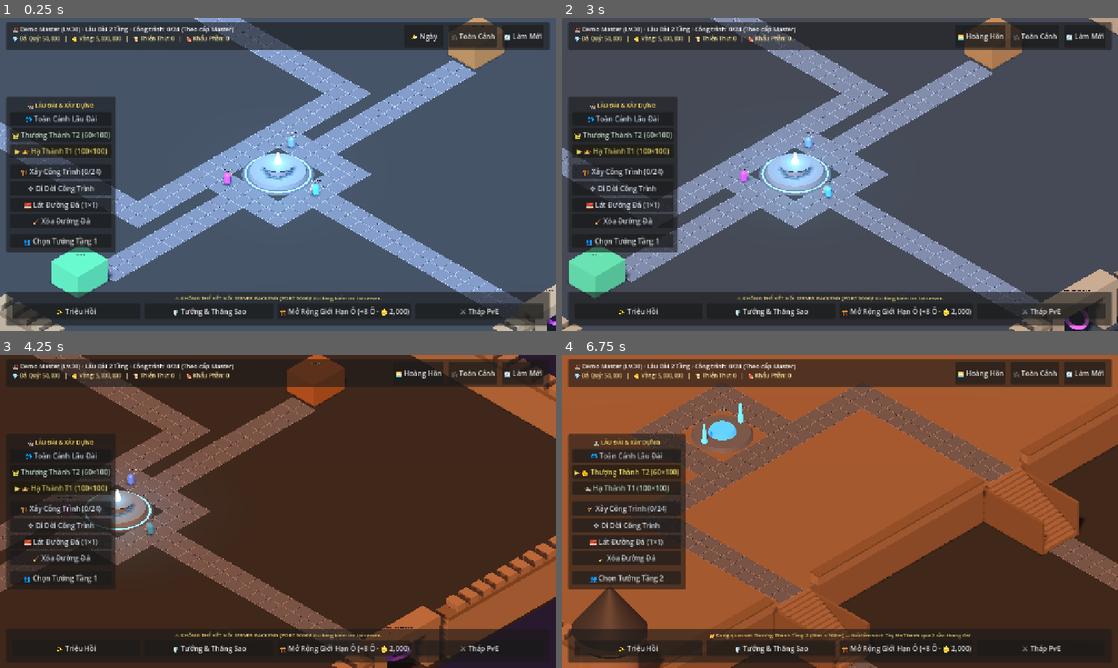
Above: before the commit, frames 1-4 (two rows, left to right).
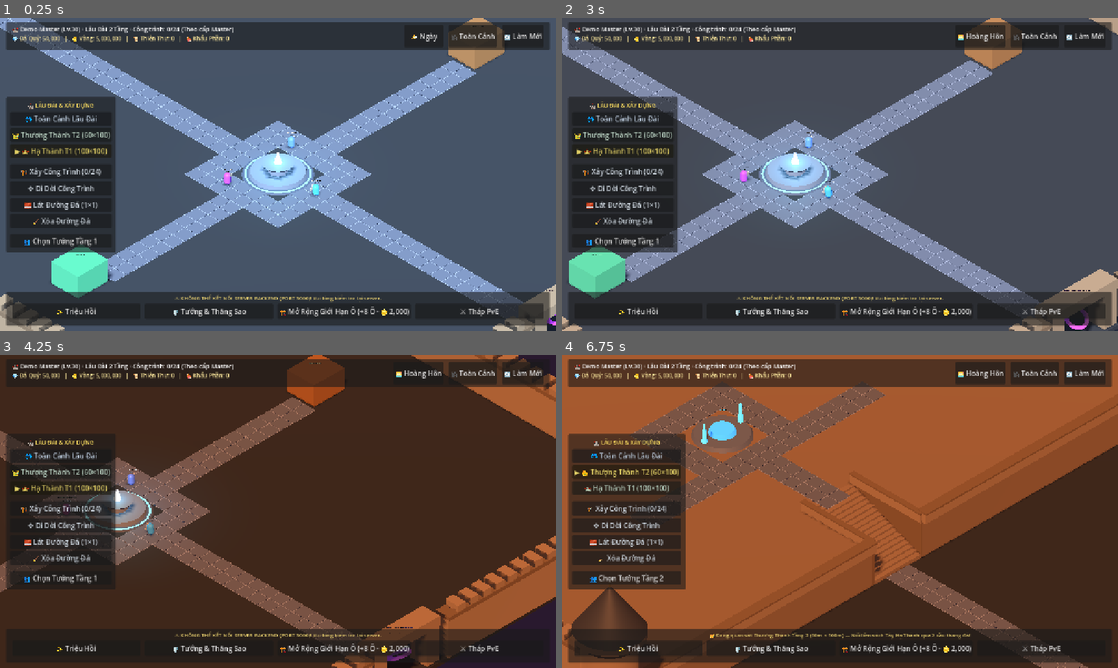
Above: after the commit, the same moments.

Repository: Zombie3012/infinity_gacha
Game: Godot game, scene res://scenes/base/isometric_base_3d.tscn
The game is run twice, just before and just after one commit, with the same random seed, the same clock (stepped at 60 frames per second) and the same inputs.
Inputs (mouse positions are in pixels of both pictures, inside the frame that each line leads up to):
- Up to frame 1 (0.25 s): no input
- Up to frame 2 (3 s): click "🌤️ Ngày" at 0.5 s; click "🌅 Hoàng Hôn" at 1.25 s; click "🌙 Đêm" at 2 s; tap Enter at 2.75 s; move the mouse to (962, 158) at 2.77 s; hold D from 2.78 s (still down); tap R at 2.85 s; click (962, 158) at 2.92 s
- Up to frame 3 (4.25 s): release D at 3.5 s; drag from (166, 527) to (250, 574) at 3.52 s
- Up to frame 4 (6.75 s): click "🎥 Toàn Cảnh" at 4.25 s; move the mouse to (895, 442) at 5.02 s; hold D 5.03-5.75 s; tap Q at 5.1 s; drag from (812, 574) to (673, 464) at 5.77 s; move the mouse to (1006, 558) at 6.52 s; hold A from 6.53 s (still down); tap E at 6.6 s

The runs differ from the first frame. In frame 1, 8.1% of the frame differs, in the area x 0-67%, y 0-68%; in frame 2, 6.7%; in frame 3, 2.4%; in frame 4, 13%, in the area x 19-100%, y 12-100%.

Commit message:
feat(castle): replace twin stairs with single central recessed staircase inside tier 2

Diff:
--- a/client-godot/scenes/base/isometric_base_3d.gd
+++ b/client-godot/scenes/base/isometric_base_3d.gd
@@ -34,7 +34,7 @@
 const TIER2_GX_MAX := -1
 const GRID_GZ_MIN := 1
 const GRID_GZ_MAX := 49
-const CASTLE_LAYOUT_SAVE_PATH := "user://castle_grid_layout_v3.json"
+const CASTLE_LAYOUT_SAVE_PATH := "user://castle_grid_layout_v4.json"
 
 enum GridEditMode {
 	NONE = 0,
@@ -226,19 +226,44 @@
 		ground.position = Vector3(0.0, -0.3, 0.0)
 
 	# 2. Tier 2 Upper Citadel Deck: 60m (X: -110..-50) x 100m (Z: -50..+50) at Y = 5.2
-	var tier2_deck := arch.get_node_or_null("Tier2GroundDeck") as MeshInstance3D
-	if tier2_deck == null:
-		tier2_deck = MeshInstance3D.new()
-		tier2_deck.name = "Tier2GroundDeck"
-		arch.add_child(tier2_deck)
-	var t2_box := BoxMesh.new()
-	t2_box.size = Vector3(60.0, FLOOR_HEIGHT + 0.6, 100.0)
-	tier2_deck.mesh = t2_box
-	tier2_deck.position = Vector3(-80.0, (FLOOR_HEIGHT - 0.6) * 0.5, 0.0)
+	# Cut out a central stairwell slot (X in [-62.0, -50.0], Z in [-4.2, +4.2]) so the single central staircase is recessed inside Tier 2
+	var old_t2 := arch.get_node_or_null("Tier2GroundDeck")
+	if old_t2 != null:
+		old_t2.queue_free()
+	var tier2_deck := Node3D.new()
+	tier2_deck.name = "Tier2GroundDeck"
+	arch.add_child(tier2_deck)
+
 	var t2_mat := StandardMaterial3D.new()
 	t2_mat.albedo_color = Color(0.42, 0.38, 0.33) # Medieval cliff retaining stone
 	t2_mat.roughness = 0.88
-	tier2_deck.material_override = t2_mat
+
+	# Main West Tier 2 Deck (X in [-110.0, -62.0], Z in [-50.0, +50.0]): 48m x 100m
+	var main_t2 := MeshInstance3D.new()
+	var mt2_box := BoxMesh.new()
+	mt2_box.size = Vector3(48.0, FLOOR_HEIGHT + 0.6, 100.0)
+	main_t2.mesh = mt2_box
+	main_t2.position = Vector3(-86.0, (FLOOR_HEIGHT - 0.6) * 0.5, 0.0)
+	main_t2.material_override = t2_mat
+	tier2_deck.add_child(main_t2)
+
+	# North Flank Deck (X in [-62.0, -50.0], Z in [-50.0, -4.2]): 12m x 45.8m
+	var n_flank := MeshInstance3D.new()
+	var nf_box := BoxMesh.new()
+	nf_box.size = Vector3(12.0, FLOOR_HEIGHT + 0.6, 45.8)
+	n_flank.mesh = nf_box
+	n_flank.position = Vector3(-56.0, (FLOOR_HEIGHT - 0.6) * 0.5, -27.1)
+	n_flank.material_override = t2_mat
+	tier2_deck.add_child(n_flank)
+
+	# South Flank Deck (X in [-62.0, -50.0], Z in [+4.2, +50.0]): 12m x 45.8m
+	var s_flank := MeshInstance3D.new()
+	var sf_box := BoxMesh.new()
+	sf_box.size = Vector3(12.0, FLOOR_HEIGHT + 0.6, 45.8)
+	s_flank.mesh = sf_box
+	s_flank.position = Vector3(-56.0, (FLOOR_HEIGHT - 0.6) * 0.5, 27.1)
+	s_flank.material_override = t2_mat
+	tier2_deck.add_child(s_flank)
 
 	# Remove legacy CrossAvenues if present (replaced by interactive Road Building System)
 	var old_avenues := arch.get_node_or_null("CrossAvenues")
@@ -351,8 +376,8 @@
 	# D. Tier 2 West Back Wall (X = -109.3, Z in [-46, +46], sitting at Y = 5.2)
 	build_crenellated_wall.call(Vector3(-109.3, FLOOR_HEIGHT, -46.0), Vector3(-109.3, FLOOR_HEIGHT, 46.0), 6.6, 2.0)
 
-	# E. Cliff Parapet along X = -50.0 (openings for twin stairs at Z = -18.0 and Z = +18.0)
-	for seg: Vector2 in [Vector2(-48.0, -21.8), Vector2(-14.2, 14.2), Vector2(21.8, 48.0)]:
+	# E. Cliff Parapet along X = -50.0 with single central opening for Grand Recessed Staircase (Z in [-4.2, +4.2])
+	for seg: Vector2 in [Vector2(-48.0, -4.2), Vector2(4.2, 48.0)]:
 		var seg_len: float = seg.y - seg.x
 		var seg_mid: float = (seg.x + seg.y) * 0.5
 		var parapet := MeshInstance3D.new()
@@ -370,6 +395,24 @@
 		p_ledge.position = Vector3(-50.0, FLOOR_HEIGHT + 1.45, seg_mid)
 		p_ledge.material_override = corbel_mat
 		walls_node.add_child(p_ledge)
+
+	# E2. Side Safety Balustrades flanking the recessed stairwell inside Tier 2 (X in [-62.0, -50.0] at Z = +-4.2)
+	for z_side in [-4.2, 4.2]:
+		var side_rail := MeshInstance3D.new()
+		var sr_box := BoxMesh.new()
+		sr_box.size = Vector3(12.0, 1.25, 0.55)
+		side_rail.mesh = sr_box
+		side_rail.position = Vector3(-56.0, FLOOR_HEIGHT + 0.625, z_side)
+		side_rail.material_override = wall_mat
+		walls_node.add_child(side_rail)
+
+		var sr_cap := MeshInstance3D.new()
+		var src_box := BoxMesh.new()
+		src_box.size = Vector3(12.2, 0.22, 0.75)
+		sr_cap.mesh = src_box
+		sr_cap.position = Vector3(-56.0, FLOOR_HEIGHT + 1.35, z_side)
+		sr_cap.material_override = corbel_mat
+		walls_node.add_child(sr_cap)
 
 	# F. 6 Grand Round Bastion Towers with Full Height Coverage, Machicolated Galleries & Conical Spire Roofs
 	# Tower specs:
@@ -464,42 +507,46 @@
 		finial.material_override = finial_mat
 		tower_root.add_child(finial)
 
-	# 5. Twin Solid Stone Staircases connecting Tier 1 (X = -40.0, Y = 0.0) to Tier 2 (X = -50.0, Y = 5.2)
+	# 5. Grand Central Recessed Staircase: 1 single staircase recessed INSIDE Tier 2 (X: -50.0 -> -62.0, Z = 0.0)
+	# Bottom of stairs starts flush at X = -50.0 (Tier 1 ground level Y = 0.0, zero protrusion onto Tier 1 floor)
+	# Ascends westward into the heart of Tier 2, top step arrives at X = -62.0 (Tier 2 floor level Y = 5.2)
 	var old_stairs := arch.get_node_or_null("TwinWallStairs")
 	if old_stairs != null:
 		old_stairs.queue_free()
-	var twin_stairs := Node3D.new()
-	twin_stairs.name = "TwinWallStairs"
-	arch.add_child(twin_stairs)
+	var central_stairs := Node3D.new()
+	central_stairs.name = "TwinWallStairs"
+	arch.add_child(central_stairs)
 
 	var stair_mat := StandardMaterial3D.new()
 	stair_mat.albedo_color = Color(0.44, 0.40, 0.35)
 	stair_mat.roughness = 0.85
 
-	var step_count := 16
-	var stair_span_x := 10.0 # X from -40.0 (bottom on Tier 1) to -50.0 (top at Tier 2 cliff)
+	var step_count := 18
+	var stair_span_x := 12.0 # X from -50.0 (flush at cliff face) to -62.0 (inside Tier 2)
 	var step_depth_x := stair_span_x / float(step_count)
-	for z_stair_center in [-18.0, 18.0]:
-		for s_idx in range(step_count):
-			var t := float(s_idx + 1) / float(step_count)
-			var step_h := lerpf(0.32, FLOOR_HEIGHT, t)
-			var sx := -40.0 - (float(s_idx) + 0.5) * step_depth_x
-			var step_inst := MeshInstance3D.new()
-			var s_box := BoxMesh.new()
-			s_box.size = Vector3(step_depth_x + 0.06, step_h, 5.6)
-			step_inst.mesh = s_box
-			step_inst.position = Vector3(sx, step_h * 0.5, z_stair_center)
-			step_inst.material_override = stair_mat
-			twin_stairs.add_child(step_inst)
-
-		for z_rail_off in [-3.0, 3.0]:
-			var curb := MeshInstance3D.new()
-			var c_box := BoxMesh.new()
-			c_box.size = Vector3(stair_span_x, FLOOR_HEIGHT + 0.35, 0.42)
-			curb.mesh = c_box
-			curb.position = Vector3(-45.0, (FLOOR_HEIGHT + 0.35) * 0.35, z_stair_center + z_rail_off)
-			curb.material_override = corbel_mat
-			twin_stairs.add_child(curb)
+	var stair_width_z := 8.0 # Grand 8m wide staircase (Z in [-4.0, +4.0])
+
+	for s_idx in range(step_count):
+		var t := float(s_idx + 1) / float(step_count)
+		var step_h := lerpf(0.32, FLOOR_HEIGHT, t)
+		var sx := -50.0 - (float(s_idx) + 0.5) * step_depth_x
+		var step_inst := MeshInstance3D.new()
+		var s_box := BoxMesh.new()
+		s_box.size = Vector3(step_depth_x + 0.05, step_h, stair_width_z)
+		step_inst.mesh = s_box
+		step_inst.position = Vector3(sx, step_h * 0.5, 0.0)
+		step_inst.material_override = stair_mat
+		central_stairs.add_child(step_inst)
+
+	# Stone curb stringers on North and South sides of the staircase
+	for z_curb in [-4.15, 4.15]:
+		var curb := MeshInstance3D.new()
+		var c_box := BoxMesh.new()
+		c_box.size = Vector3(stair_span_x, FLOOR_HEIGHT + 0.35, 0.35)
+		curb.mesh = c_box
+		curb.position = Vector3(-56.0, (FLOOR_HEIGHT + 0.35) * 0.5, z_curb)
+		curb.material_override = corbel_mat
+		central_stairs.add_child(curb)
 
 	# 6. Centerpiece: Tiered Fountain (⛲ Đài Phun Nước - Movable 4x4 Grid Landmark)
 	var bonfire_node := arch.get_node_or_null("CentralBonfire")
@@ -848,10 +895,10 @@
 	# 1. Fixed East Gate entrance clearance (X near +48.2, Z near 0.0 -> gx in [45, 49], gz in [21, 28])
 	if gx >= 45 and gx <= 49 and gz >= 21 and gz <= 28:
 		return true
-	# 2. Twin Staircases clearance connecting Tier 1 and Tier 2 (X in [-40, -50] -> gx in [-2, 6], Z around -18 and +18)
-	if gx >= -2 and gx <= 6:
-		if (gz >= 13 and gz <= 18) or (gz >= 31 and gz <= 36):
-			return true
+	# 2. Grand Central Recessed Staircase clearance (X in [-62.0, -50.0] inside Tier 2, plus front portal in Tier 1)
+	# Grid: gx in [-6, 3], gz in [23, 26]
+	if gx >= -6 and gx <= 3 and gz >= 23 and gz <= 26:
+		return true
 	return false
 
 func _is_footprint_valid(gx: int, gz: int, size_cells: Vector2i, ignore_structure_id: String = "") -> bool:
@@ -948,7 +995,7 @@
 			var raw := f.get_as_text()
 			f.close()
 			var parsed: Variant = JSON.parse_string(raw)
-			if parsed is Dictionary and int(parsed.get("version", 0)) >= 3:
+			if parsed is Dictionary and int(parsed.get("version", 0)) >= 4:
 				var saved_structs: Variant = parsed.get("structures", {})
 				if saved_structs is Dictionary:
 					for k in saved_structs.keys():
@@ -962,8 +1009,8 @@
 							_grid_roads[str(rk)] = true
 
 func _populate_default_road_network() -> void:
-	# --- TIER 1 (HẠ THÀNH) ROAD NETWORK ---
-	# 1. Grand East Boulevard: From East Gate (gx=46) to Fountain Plaza (gx=28) along gz=24, 25
+	# --- TIER 1 (HẠ THÀNH) ROYAL CENTRAL THOROUGHFARE ---
+	# 1. Grand East Boulevard (East Gate to Fountain Plaza): gz=24, 25 from gx=46 down to gx=28
 	for gx in range(28, 47):
 		_grid_roads["%d,24" % gx] = true
 		_grid_roads["%d,25" % gx] = true
@@ -974,43 +1021,34 @@
 			if not (gx >= 23 and gx <= 26 and gz >= 23 and gz <= 26):
 				_grid_roads["%d,%d" % [gx, gz]] = true
 
-	# 3. North-South Central Avenue:
-	# - North Avenue: From Fountain Plaza (gz=20) to Barracks entrance (gz=9) along gx=24, 25
+	# 3. Grand West Boulevard (Fountain Plaza straight to Grand Central Staircase):
+	# Direct royal avenue along gz=24, 25 from gx=21 straight to staircase portal at gx=0
+	for gx in range(0, 22):
+		_grid_roads["%d,24" % gx] = true
+		_grid_roads["%d,25" % gx] = true
+
+	# 4. North-South Central Avenue:
+	# - North Avenue to Barracks (gz=9..20 along gx=24, 25)
 	for gz in range(9, 21):
 		_grid_roads["24,%d" % gz] = true
 		_grid_roads["25,%d" % gz] = true
-	# - South Avenue: From Fountain Plaza (gz=29) to Infirmary entrance (gz=39) along gx=24, 25
+	# - South Avenue to Infirmary (gz=29..39 along gx=24, 25)
 	for gz in range(29, 40):
 		_grid_roads["24,%d" % gz] = true
 		_grid_roads["25,%d" % gz] = true
 
-	# 4. Westward Avenues connecting Fountain to Twin Staircases (gx=5..21):
-	# - North-West Avenue to Staircase 1 (Z = -18.0): gz=15, 16
-	for gx in range(5, 22):
-		_grid_roads["%d,15" % gx] = true
-		_grid_roads["%d,16" % gx] = true
-	# - South-West Avenue to Staircase 2 (Z = +18.0): gz=33, 34
-	for gx in range(5, 22):
-		_grid_roads["%d,33" % gx] = true
-		_grid_roads["%d,34" % gx] = true
-	# - West Link Road along gx=21, 22 connecting Fountain Plaza to North & South Avenues
-	for gz in range(15, 35):
-		_grid_roads["21,%d" % gz] = true
-		_grid_roads["22,%d" % gz] = true
-
-	# --- TIER 2 (THƯỢNG THÀNH) ROAD NETWORK ---
-	# 5. From Twin Staircase tops (gx=-1..-3) westward to Summon Altar Avenue (gx=-13):
-	for gx in range(-13, 0):
-		_grid_roads["%d,15" % gx] = true
-		_grid_roads["%d,16" % gx] = true
-		_grid_roads["%d,33" % gx] = true
-		_grid_roads["%d,34" % gx] = true
-	# - Tier 2 Connecting Boulevard along gx=-13, -12
+	# --- TIER 2 (THƯỢNG THÀNH) ROYAL HIGH AVENUE ---
+	# 5. Grand Avenue from top of Central Staircase (gx=-6) westward to Summon Altar Plaza (gx=-13):
+	for gx in range(-13, -5):
+		_grid_roads["%d,24" % gx] = true
+		_grid_roads["%d,25" % gx] = true
+
+	# 6. Tier 2 Cross Avenue along gx=-13, -12 (gz in [15, 34])
 	for gz in range(15, 35):
 		_grid_roads["-13,%d" % gz] = true
 		_grid_roads["-12,%d" % gz] = true
 
-	# 6. Summon Altar Grand Plaza Ring: Cobblestone belt around Summon Altar (gx in [-17, -14], gz in [23, 26])
+	# 7. Summon Altar Grand Plaza Ring: Cobblestone belt around Summon Altar (gx in [-17, -14], gz in [23, 26])
 	for gx in range(-19, -11):
 		for gz in range(21, 29):
 			if not (gx >= -17 and gx <= -14 and gz >= 23 and gz <= 26):
@@ -1018,7 +1056,7 @@
 
 func _save_castle_grid_layout() -> void:
 	var payload := {
-		"version": 3,
+		"version": 4,
 		"structures": _grid_structures,
 		"roads": _grid_roads
 	}
